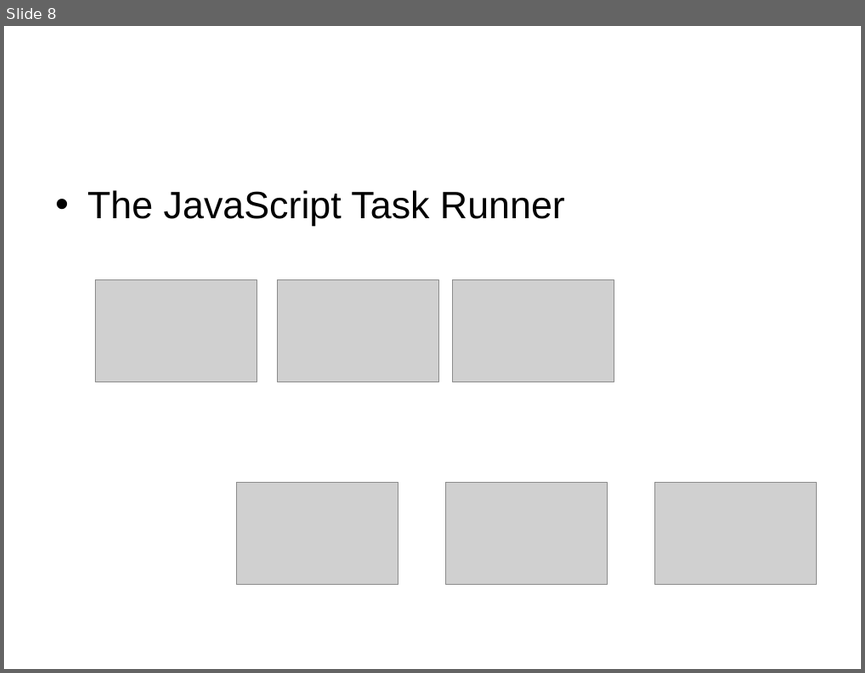
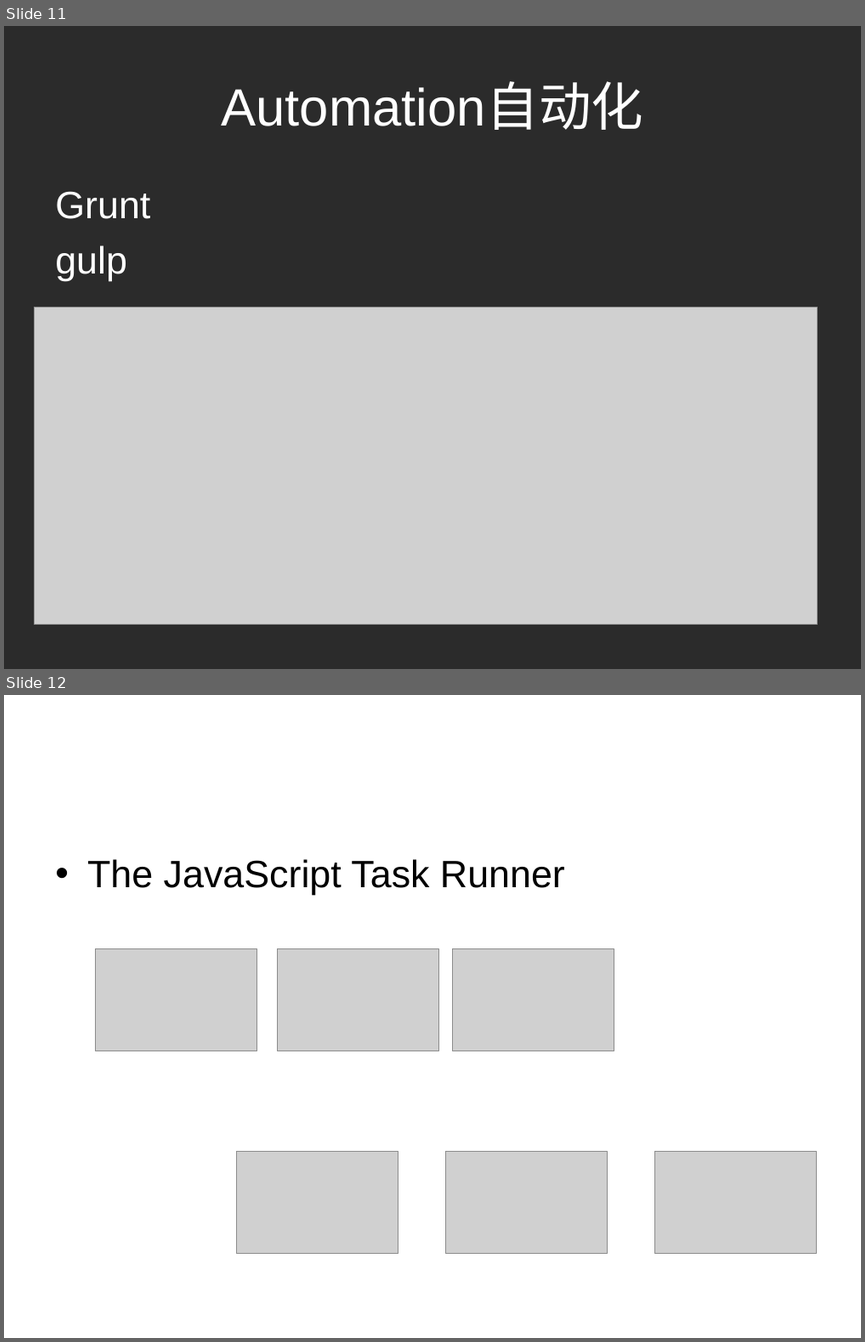
Before and after one commit to georgebbbb/web, a slide deck: FrontEnd.ppt. Shown one above the other, each under a label of ours: slide 8 before the commit, slides 11 and 12 after it. The pictures are 865x673 and 865x1342 pixels, drawn with LibreOffice and Linux fonts; fonts in the diff are those of the drawing; grey boxes stand for pictures; background and template pictures are left out; a plain dark background stands for a picture behind light text. Boxes give left, top, right and bottom in pixels: in the first picture for what was removed or moved away, otherwise in the second. Text is boxed around its words. In the diff, an @@ line names an element or a change of style, - is before the commit and + after.

```diff
--- a/FrontEnd.ppt
+++ b/FrontEnd.ppt
@@ slide 11 added at [4, 26, 861, 669], background picture (left out) @@
@@ title added at [222, 84, 644, 130], 44 pt, text #FFFFFF @@
+Automation自动化
@@ text added at [55, 191, 150, 281], 32 pt, text #FFFFFF @@
+Grunt
+gulp
@@ picture added at [34, 307, 817, 624] @@
@@ what was slide 8 is now slide 12 @@
```
Also in this commit, not shown: 4 slides changed, 8 other slides added, 3 slides removed, 16 other files.
